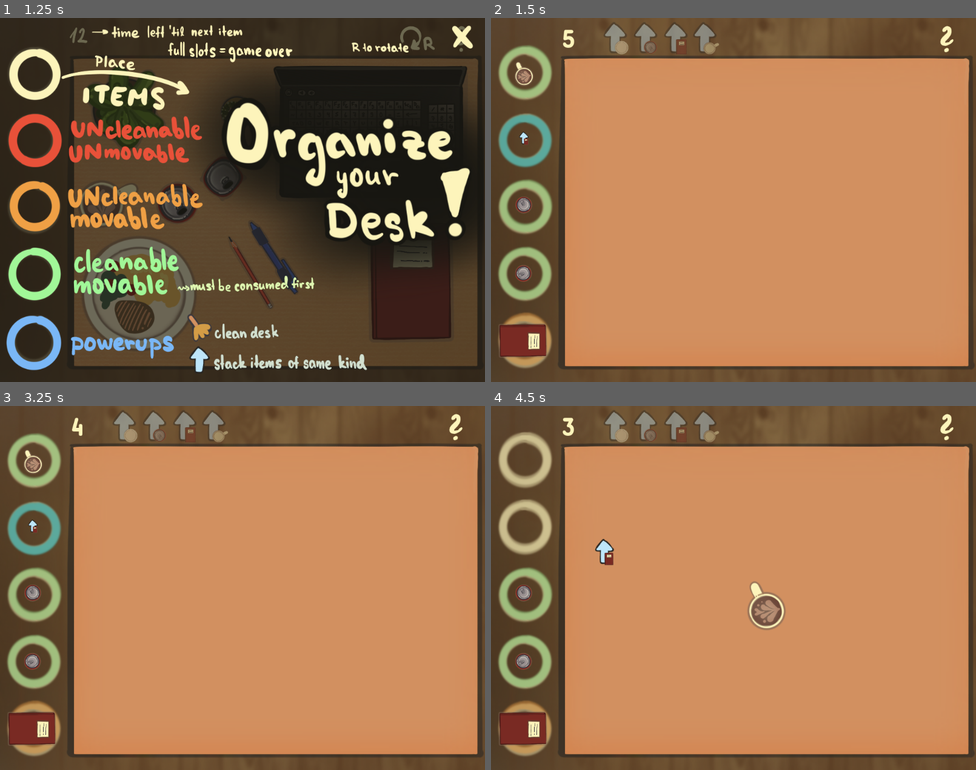
Above: before the commit, frames 1-4 (two rows, left to right).
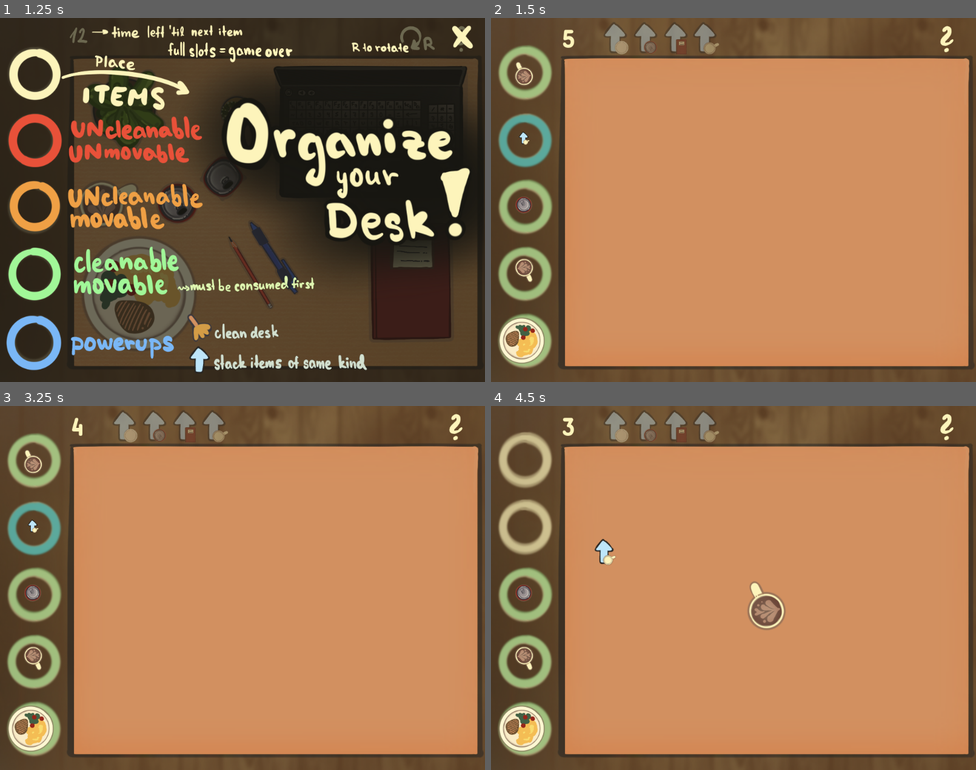
Above: after the commit, the same moments.

Repository: Nekaque/GJTraining
Game: Godot game, scene res://scenes/menu.tscn
Same seed, same stepped clock (60 frames per second), same inputs: the game is played once before the commit and once after it.
Inputs (mouse positions are in pixels of both pictures, inside the frame that each line leads up to):
- Up to frame 1 (1.25 s): click (242, 167) at 0.5 s
- Up to frame 2 (1.5 s): click (951, 36) at 1.25 s
- Up to frame 3 (3.25 s): click (455, 427) at 2 s; click (460, 424) at 2.75 s
- Up to frame 4 (4.5 s): tap Enter at 3.5 s; drag from (524, 460) to (767, 598) at 3.52 s; drag from (524, 529) to (767, 598) at 4.27 s

Frame 1 is identical in both runs. In frame 2, 1.5% of the frame differs, in the area x 1-13%, y 31-96%; in frame 3, 1.5%; in frame 4, 1.6%, in the area x 1-26%, y 36-96%.

Commit message:
probs adjust

Diff:
--- a/scripts/main.gd
+++ b/scripts/main.gd
@@ -10,7 +10,7 @@
 var scale
 var random = RandomNumberGenerator.new()
 # ['steak', 'book', 'coffee', 'can', 'pc', 'cactus', 'pencil', 'pen', 'plant']
-var probs = [1, 0.6, 3, 3, 0.2, 0.3, 1.2, 1.2, 0.7, 0.5, 5, 0.5, 0.5, 1]
+var probs = [1, 0.6, 3, 3, 0.2, 0.3, 1.2, 1.2, 0.7, 0.5, 0.5, 0.5, 0.5, 1]
 var shake = false
 var holding = load("res://assets/buttons/hand_holding.png")
 var default = load("res://assets/buttons/hand_default.png")
